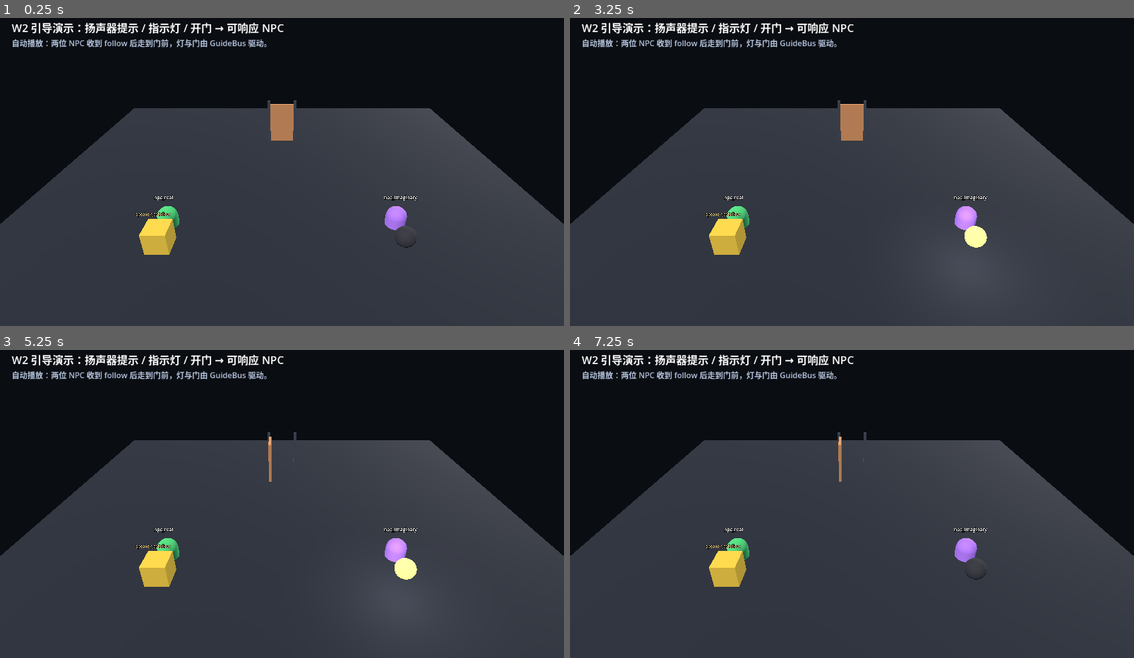
Above: before the commit, frames 1-4 (two rows, left to right).
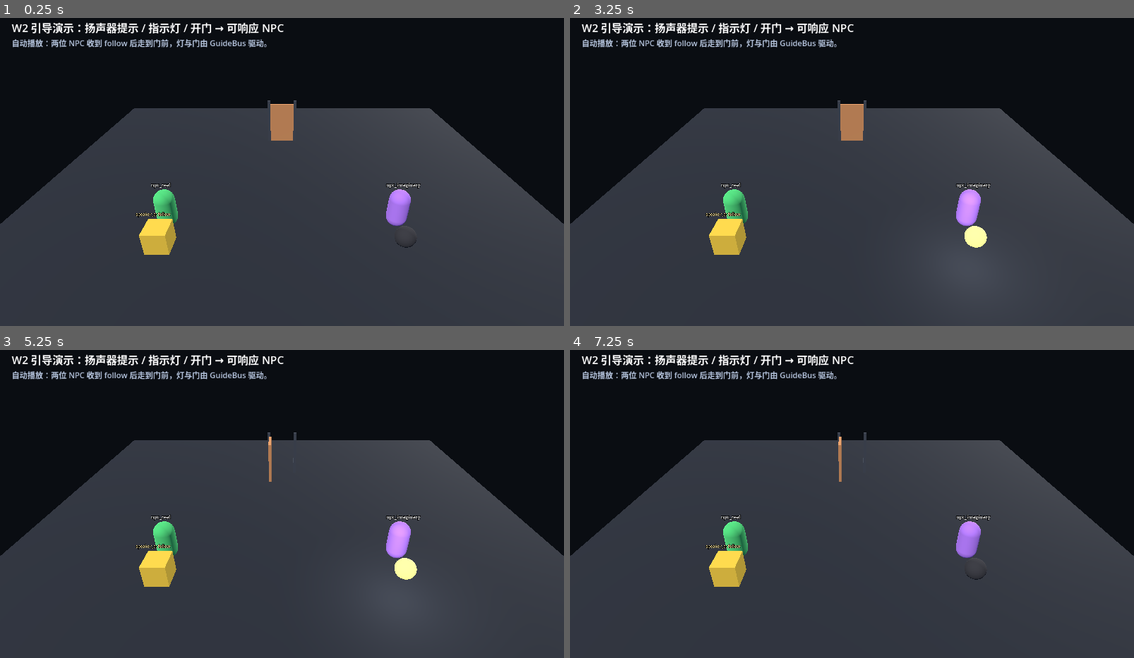
Above: after the commit, the same moments.

Repository: RequieMa/dual-faced-world
Game: Godot game, scene res://scenes/guide_demo.tscn
Same seed, same stepped clock (60 frames per second), same inputs: the game is played once before the commit and once after it. This scene is started directly instead of the project's main scene.
Inputs (mouse positions are in pixels of both pictures, inside the frame that each line leads up to):
- Up to frame 1 (0.25 s): no input
- Up to frame 2 (3.25 s): tap Enter at 0.5, 2 s; move the mouse to (976, 150) at 0.52 s; click (976, 150) at 0.67 s; tap Space at 1.25, 2.75 s; drag from (739, 184) to (823, 230) at 1.27 s; move the mouse to (908, 98) at 2.02 s; click (908, 98) at 2.17 s; drag from (823, 230) to (682, 119) at 2.77 s
- Up to frame 3 (5.25 s): tap Enter at 3.5 s; move the mouse to (451, 547) at 3.52 s; click (451, 547) at 3.67 s; tap Space at 4.25 s; drag from (112, 451) to (197, 420) at 4.27 s; move the mouse to (310, 500) at 5.02 s; click (310, 500) at 5.17 s
- Up to frame 4 (7.25 s): drag from (767, 420) to (739, 516) at 5.77 s; move the mouse to (976, 482) at 6.52 s; click (976, 482) at 6.67 s

The runs differ from the first frame. In frame 1, 0.8% of the frame differs, in the area x 26-75%, y 53-69%; in frame 2, 0.7%; in frame 3, 0.7%; in frame 4, 0.8%.

Commit message:
fix: keep guide NPC placeholder visual on the ground plane

Diff:
--- a/scripts/guide/guideable_npc.gd
+++ b/scripts/guide/guideable_npc.gd
@@ -345,12 +345,14 @@
 	_body.mesh = mesh
 	_body_material = StandardMaterial3D.new()
 	_body.material_override = _body_material
+	# 胶囊以中心为原点；抬高半个身位，让脚踩在地面上（逻辑 position 仍是地面坐标）。
+	_body.position = Vector3(0.0, 0.7, 0.0)
 	add_child(_body)
 
 	_name_label = Label3D.new()
 	_name_label.font_size = 32
 	_name_label.pixel_size = 0.005
-	_name_label.position = Vector3(0.0, 1.15, 0.0)
+	_name_label.position = Vector3(0.0, 1.65, 0.0)
 	_name_label.billboard = BaseMaterial3D.BILLBOARD_ENABLED
 	add_child(_name_label)
 
